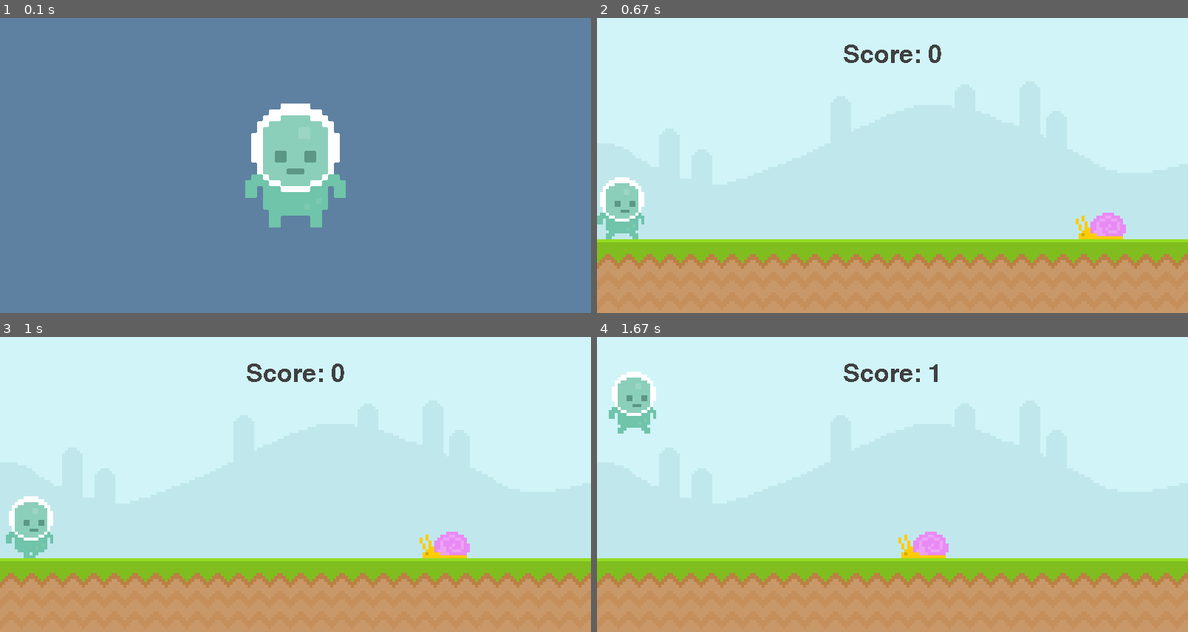
Above: before the commit, frames 1-4 (two rows, left to right).
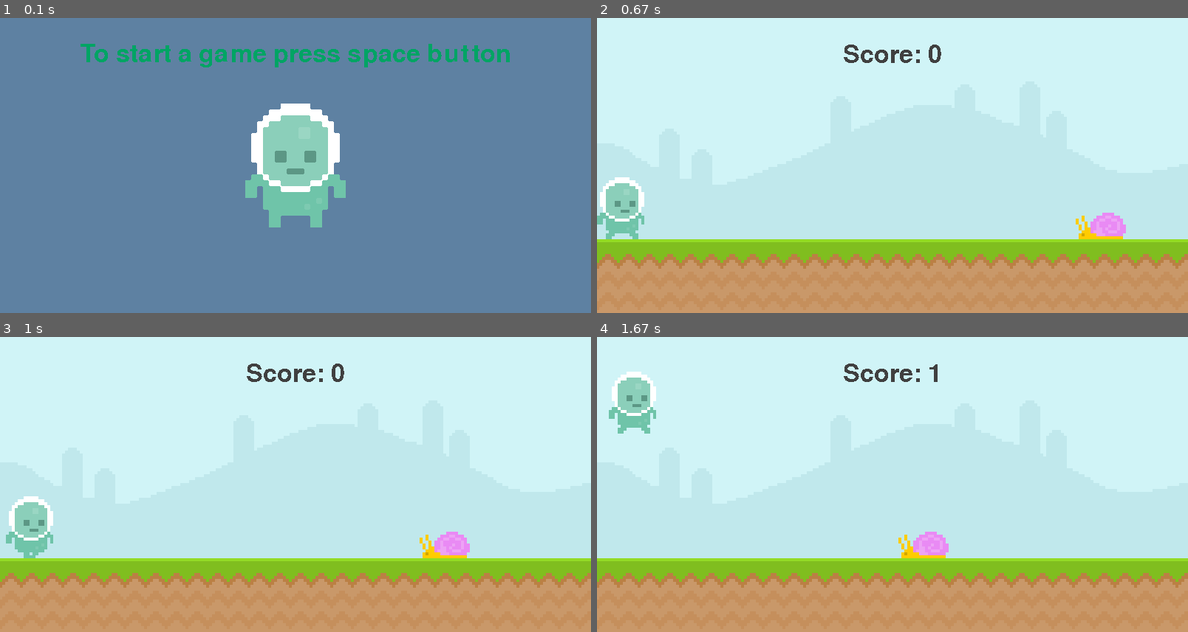
Above: after the commit, the same moments.

Repository: finziamit/PyGame
Game: pygame game, started from first_game.py
Two runs of this game, one before a commit and one after it. Both use one fixed random seed, a clock stepped at 60 frames per second and the inputs below.
Inputs:
- Up to frame 1 (0.1 s): no input
- Up to frame 2 (0.67 s): tap Space at 0.33 s
- Up to frame 3 (1 s): hold Right from 0.67 s (still down)
- Up to frame 4 (1.67 s): release Right at 1.13 s; hold Right 1.17-1.63 s; tap Space at 1.23, 1.53 s

The runs differ from the first frame. In frame 1, 1.7% of the frame differs, in the area x 13-87%, y 8-17%; in frame 2, nothing differs; in frame 3, nothing differs; in frame 4, nothing differs.

Commit message:
Adding static screen instructions text

Diff:
--- a/first_game.py
+++ b/first_game.py
@@ -18,6 +18,7 @@
 my_game_text_bg_color = '#c0e8ec'
 
 game_deactivated_screen_color = (94,129,162)
+game_deactivated_text_color = (0, 164, 100)
 
 pygame.init()
 screen = pygame.display.set_mode((screen_width,screen_height)) # set screen size
@@ -40,6 +41,9 @@
 player_stand = pygame.image.load('graphics/Player/player_stand.png').convert_alpha()
 player_stand = pygame.transform.scale2x(player_stand)
 player_stand_rect = player_stand.get_rect(center = (screen_width//2, screen_height//2))
+instructions_text_surface = test_font.render("To start a game press space button", False, game_deactivated_text_color)
+instructions_text_rect = instructions_text_surface.get_rect(center = (screen_width//2,50))
+
 
 game_active = False
 
@@ -108,6 +112,7 @@
     else:
         screen.fill(game_deactivated_screen_color)
         screen.blit(player_stand, player_stand_rect)
+        screen.blit(instructions_text_surface, instructions_text_rect)
 
     pygame.display.update()
     clock.tick(60) # set how much time per sec the loop will run, in this case 60.
